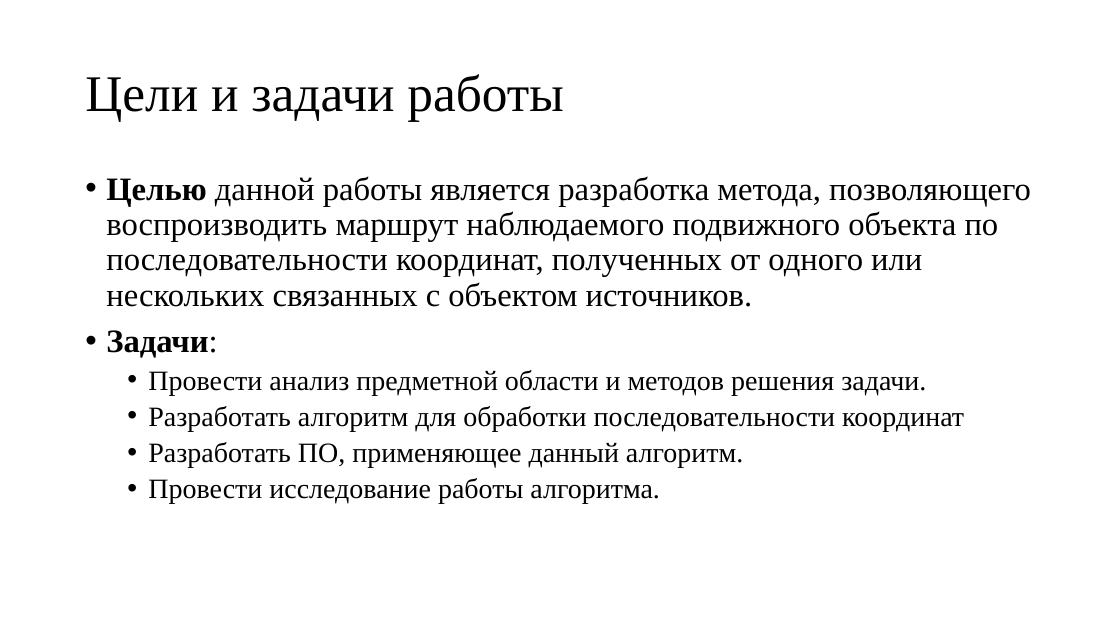
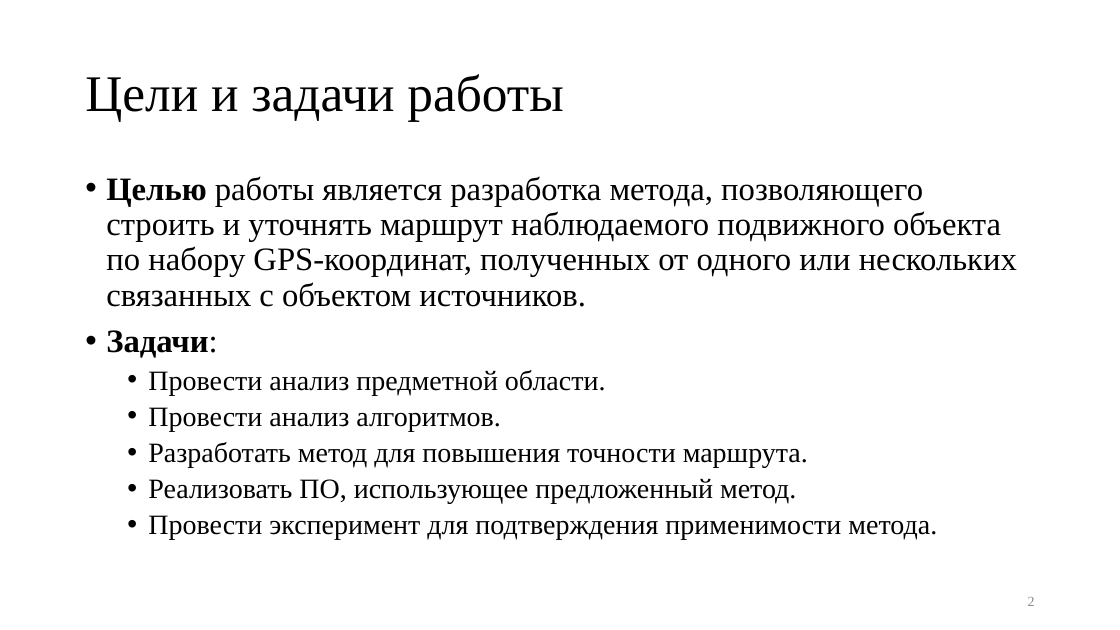
Before and after one commit to kaedvann/TrackFilter, a slide deck: slide 2 of docs/thesis/thesis.pptx. Drawn at 1120x630 pixels with LibreOffice and Linux fonts; fonts in the diff are those of the drawing. Boxes give left, top, right and bottom in pixels: in the first picture for what was removed or moved away, otherwise in the second. Text is boxed around its words. In the diff, an @@ line names an element or a change of style, - is before the commit and + after.

```diff
--- a/docs/thesis/thesis.pptx
+++ b/docs/thesis/thesis.pptx
@@ text at [106, 176, 1017, 307]: text changed @@
-• Целью данной работы является разработка метода, позволяющего воспроизводить маршрут наблюдаемого подвижного объекта по последовательности координат, полученных от одного или нескольких связанных с объектом источников.
+• Целью работы является разработка метода, позволяющего строить и уточнять маршрут наблюдаемого подвижного объекта по набору GPS-координат, полученных от одного или нескольких связанных с объектом источников.
@@ text at [148, 370, 937, 539]: text changed @@
-  • Провести анализ предметной области и методов решения задачи.
-  • Разработать алгоритм для обработки последовательности координат
-  • Разработать ПО, применяющее данный алгоритм.
-  • Провести исследование работы алгоритма.
+  • Провести анализ предметной области.
+  • Провести анализ алгоритмов.
+  • Разработать метод для повышения точности маршрута.
+  • Реализовать ПО, использующее предложенный метод.
+  • Провести эксперимент для подтверждения применимости метода.
@@ page number added at [1028, 597, 1035, 606], 12 pt, text #8C8C8C @@
+2
```
Also in this commit, not shown: 5 other slides changed, 9 slides added, 3 slides removed, 10 other files.
